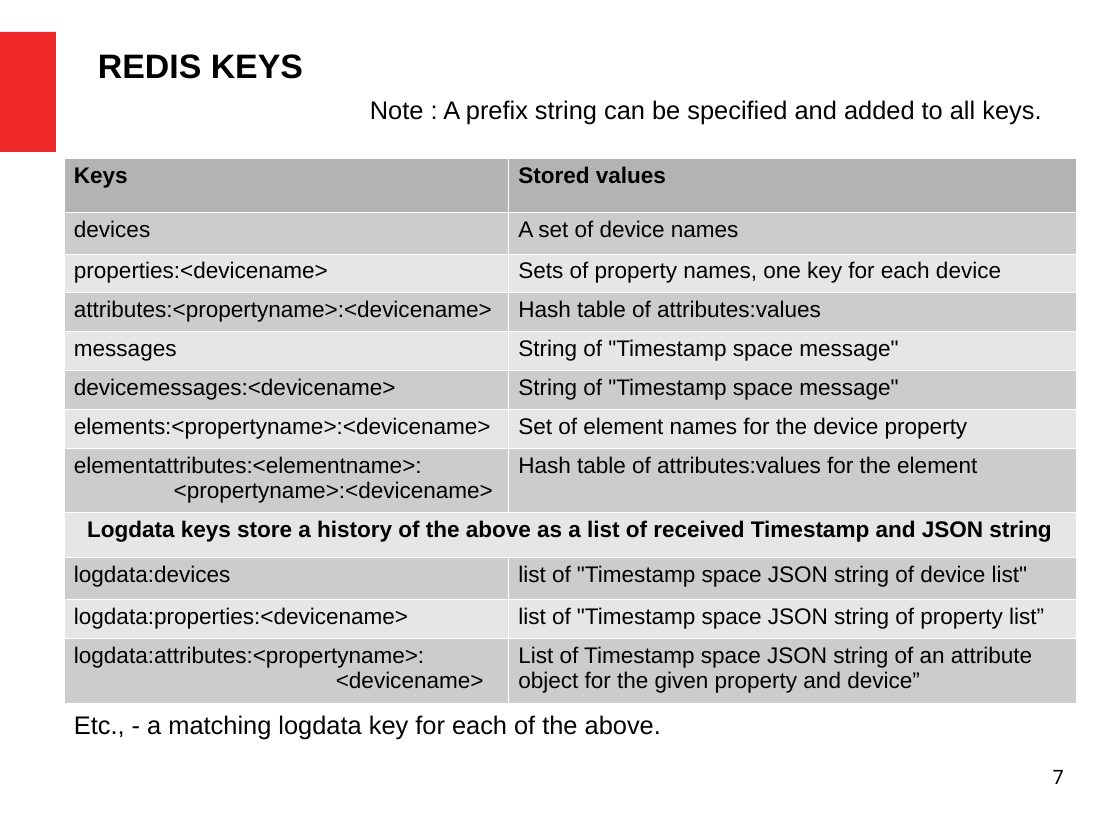
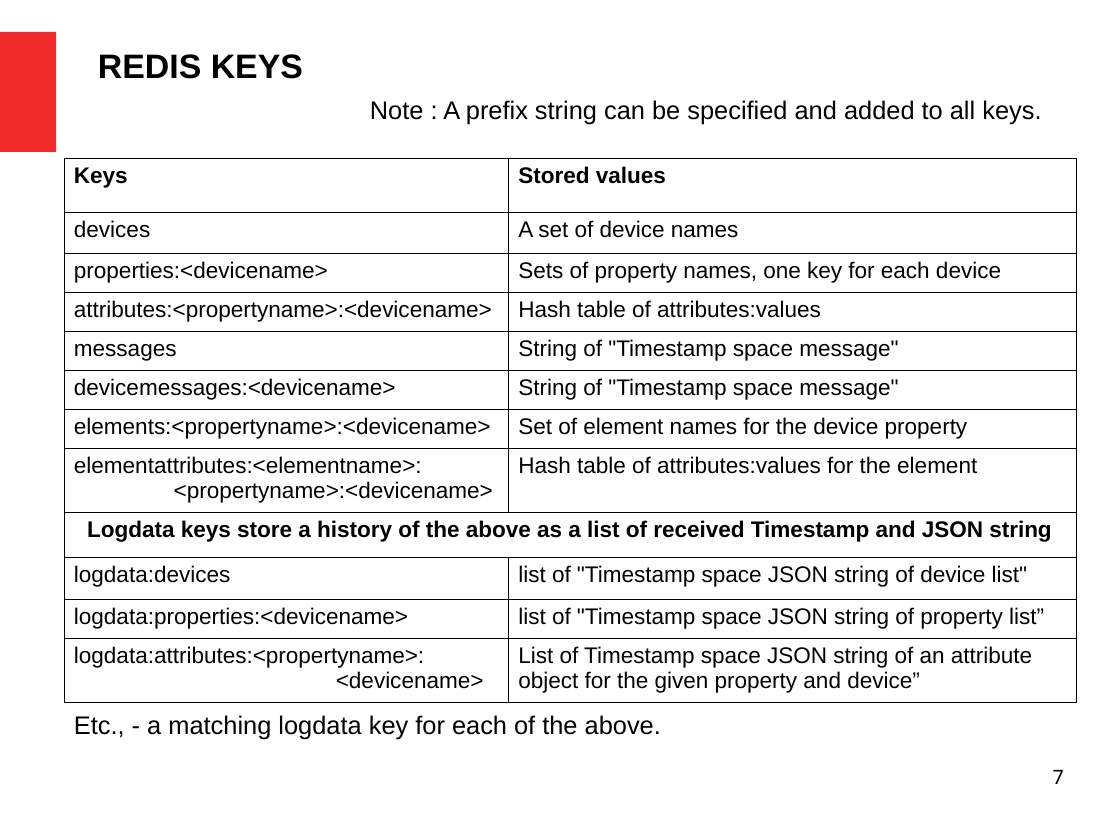
Before and after one commit to bernie-skipole/indi, a slide deck: slide 7 of indislides.odp. Drawn at 1120x840 pixels with LibreOffice and Linux fonts; fonts in the diff are those of the drawing. Boxes give left, top, right and bottom in pixels: in the first picture for what was removed or moved away, otherwise in the second. Text is boxed around its words. In the diff, an @@ line names an element or a change of style, - is before the commit and + after.

```diff
--- a/indislides.odp
+++ b/indislides.odp
@@ table at bbox=[64, 158, 1076, 697] @@
@@ fill #B3B3B3 to none in row 1 @@
@@ fill #CCCCCC to none in 12 cells @@
@@ fill #E6E6E6 to none in 9 cells @@
@@ borders changed @@
```
Also in this commit, not shown: 2 slides added.
